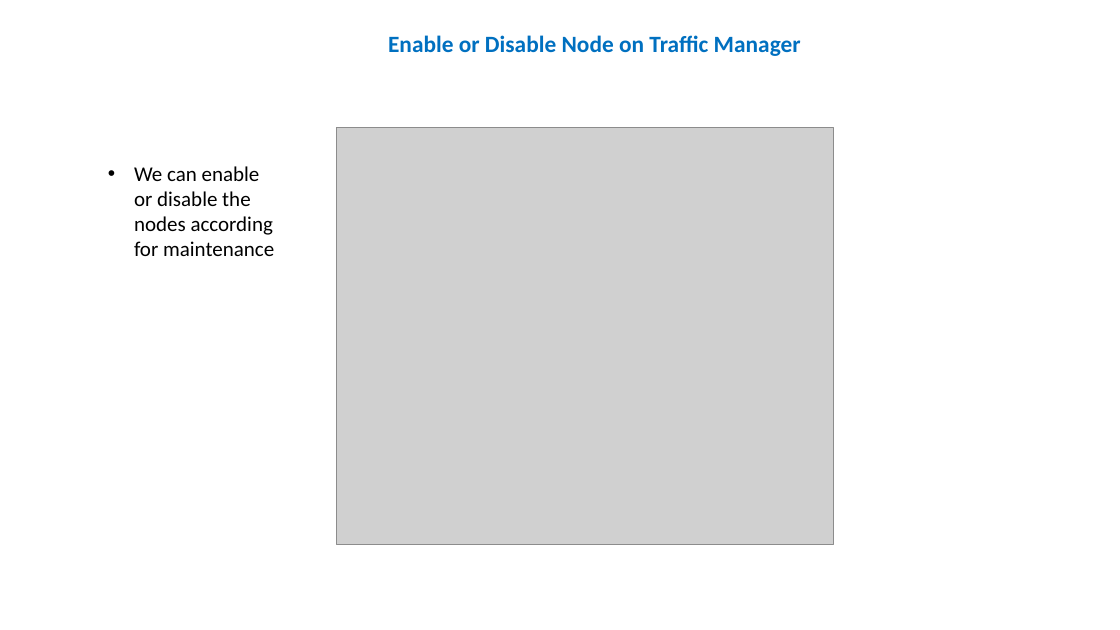
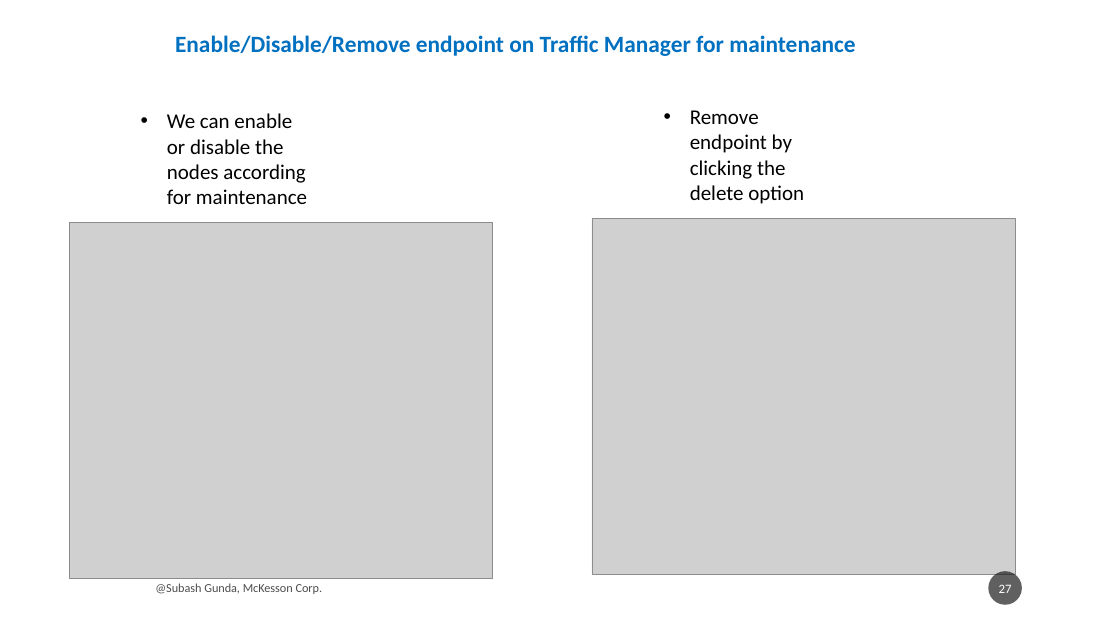
Before and after one commit to subhashgunda/deepazuremck, a slide deck: slide 27 of AzureTrafficManager_SubhashGunda.pptx (slide 25 before the commit). Drawn at 1120x630 pixels with LibreOffice and Linux fonts; fonts in the diff are those of the drawing; grey boxes stand for pictures. Boxes give left, top, right and bottom in pixels: in the first picture for what was removed or moved away, otherwise in the second. Text is boxed around its words. In the diff, an @@ line names an element or a change of style, - is before the commit and + after.

```diff
--- a/AzureTrafficManager_SubhashGunda.pptx
+++ b/AzureTrafficManager_SubhashGunda.pptx
@@ text at bbox=[175, 35, 855, 56]: text changed @@
-Enable or Disable Node on Traffic Manager
+Enable/Disable/Remove endpoint on Traffic Manager for maintenance
@@ text "We can enable or disable ...": place and size @@
-text "We can enable or disable ..." at bbox=[134, 166, 274, 256]
+text "We can enable or disable ..." at bbox=[167, 113, 307, 204]
@@ text added at bbox=[690, 110, 804, 204], 18 pt, text #000000 @@
+• Remove endpoint by clicking the delete option
@@ picture: place and size @@
-picture at bbox=[337, 128, 833, 545]
+picture at bbox=[69, 223, 492, 579]
@@ picture added at bbox=[592, 218, 1016, 575] @@
@@ text added at bbox=[155, 583, 323, 594], 10.5 pt, text #000000 at 70% opacity @@
+@Subash Gunda, McKesson Corp.
@@ page number added at bbox=[989, 571, 1023, 605], fill #1D1D1D at 70% opacity, 11 pt, text #FFFFFF @@
+27
```
Also in this commit, not shown: 22 other slides changed, 6 slides added, 2 slides removed, 1 other file.
